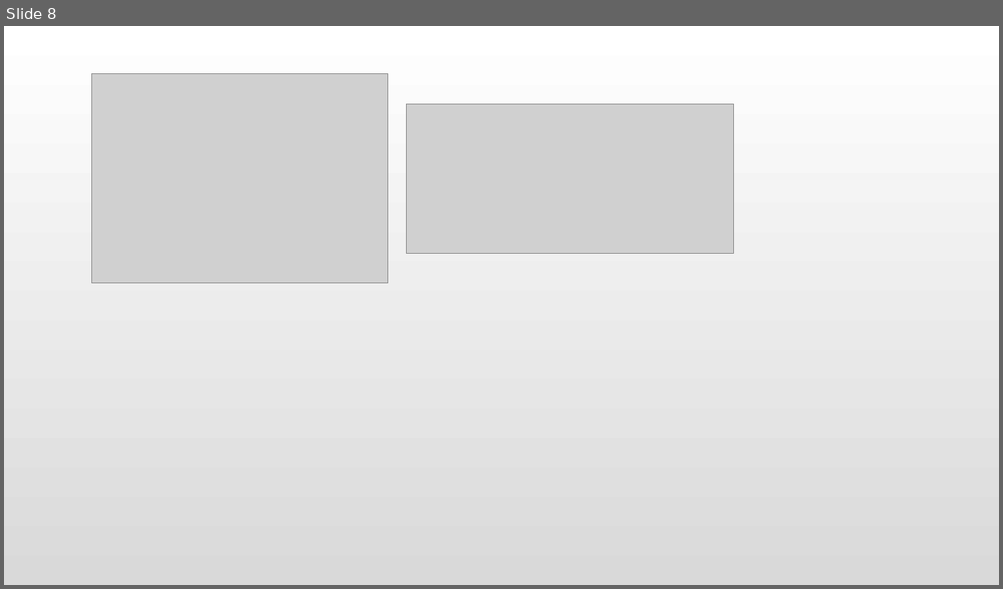
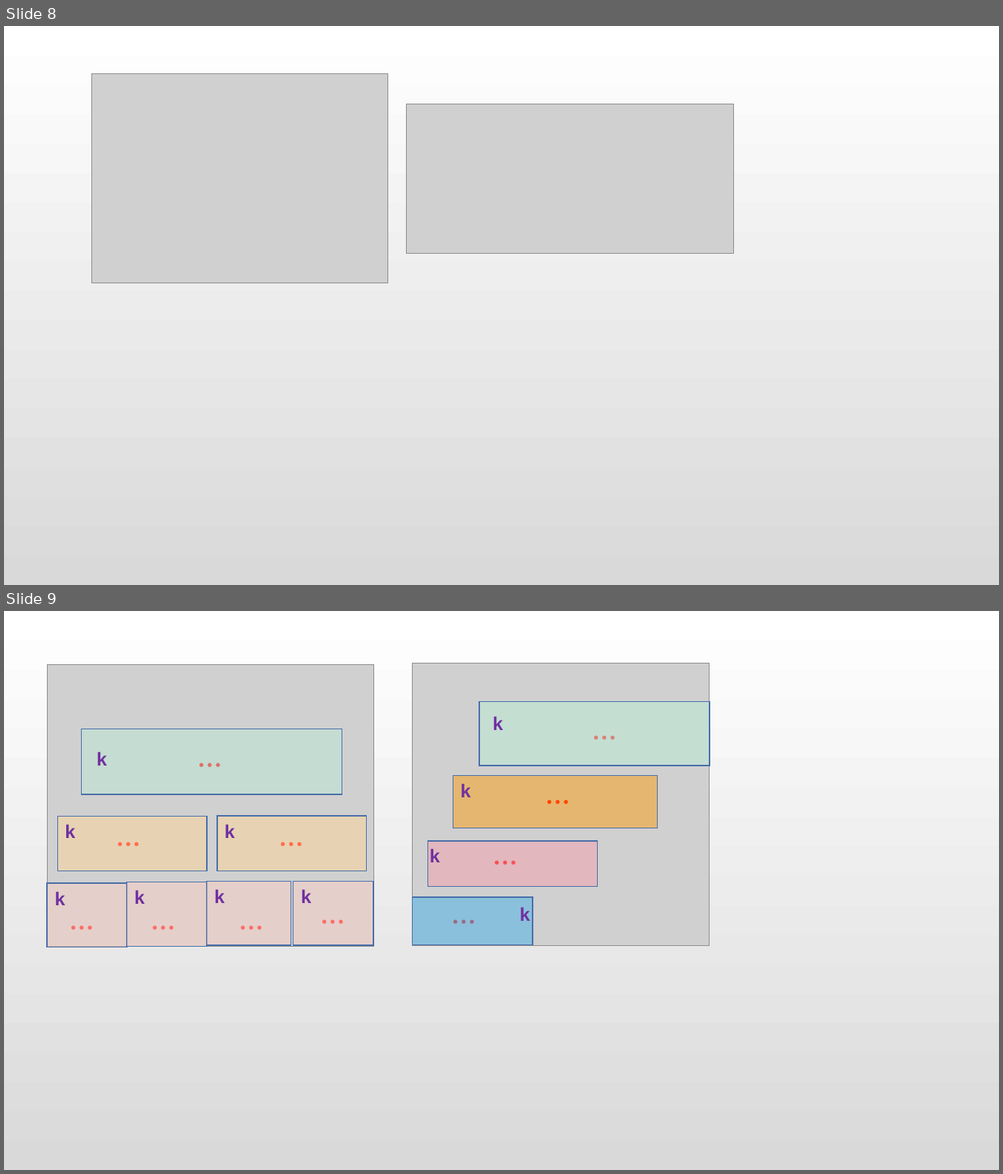
Before and after one commit to jk2020214154/Data_Structure_Code, a slide deck: 第五章 树与二叉树/5.4 树、森林/图.pptx. Shown one above the other, each under a label of ours: slide 8 before the commit, slides 8 and 9 after it. The pictures are 1003x589 and 1003x1174 pixels, drawn with LibreOffice and Linux fonts; fonts in the diff are those of the drawing; grey boxes stand for pictures. Boxes give left, top, right and bottom in pixels: in the first picture for what was removed or moved away, otherwise in the second. Text is boxed around its words. In the diff, an @@ line names an element or a change of style, - is before the commit and + after.

```diff
--- a/第五章 树与二叉树/5.4 树、森林/图.pptx
+++ b/第五章 树与二叉树/5.4 树、森林/图.pptx
@@ slide 9 added at <box>4,611,999,1170</box>, background gradient #FFFFFF to #D9D9D9 @@
@@ group added at <box>47,664,709,948</box>: 22 texts, 11 rectangles, 2 pictures @@
+…
+…
+…
+…
+…
+…
+…
+k
+k
+k
+k
+k
+k
+k
+…
+…
+…
+…
+k
+k
+k
+k
```
Also in this commit, not shown: 3 other files.
